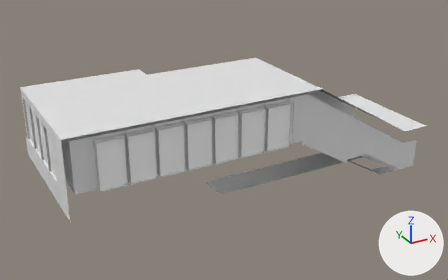
The FBX model CreaturesInHeaven/Assets/Props/Airport concourse/L0/AirportGangway_L0_LAngle.fbx: old version first, new version second.
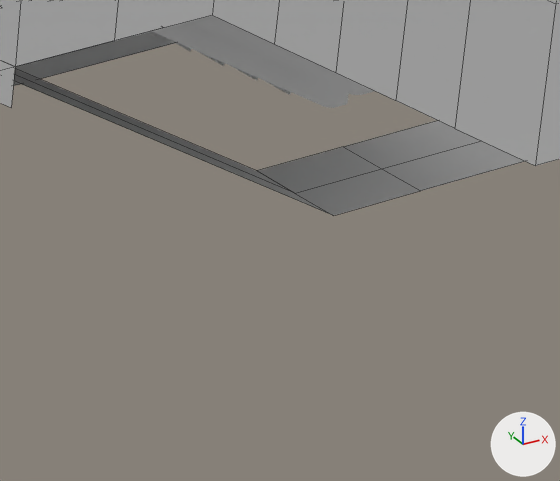
There are two pictures of each version: one whole from a 50 mm lens placed at (0.4, -189.4, 28.3), pointed at (22.1, -150.0, 8.6), one close up on the part from 77% to 90% of the width and 55% to 72% of the height. Every picture has the same lights, and +X, +Y and +Z are marked at lower right. The first two pictures are the older version. The close-ups show mesh edges as thin lines. Where no turn or scale is listed for an object, it has been applied to the vertices. Vertices at exactly the same position are counted once.

In view in the first close-up: '1000 escalator.007', 'gangway interior.002'.
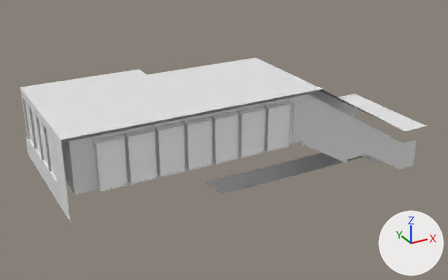
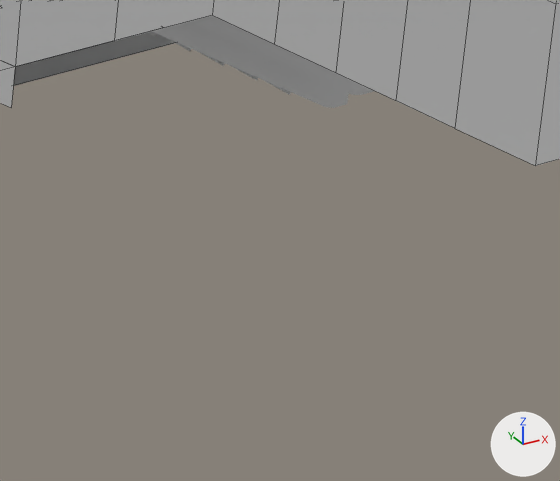
Location of each change, (x1, y1, x2, y2) in pixels of the close-ups (560 x 481 px):
'gangway interior.002', reshaped
    before: (0, 0, 560, 216)
    after: (0, 0, 560, 166)
part 1 of me_plane_041, deleted
    before: (14, 69, 524, 216)

What the commit changed:
me_plane_041 is used by ob_gangway_interior_002; location (16.453, -155.72, 10.0).
me_plane_041 had 2378 vertices, 1404 faces and spanned x -8.5..21.9, y -0.6..11.0, z -6.0..3.6.
me_plane_041 now has 2360 vertices, 1394 faces and spans x -8.5..21.9, y -0.6..11.0, z -5.0..3.6.
me_plane_041 part 1: the loose piece of 18 vertices spanning x 7.3..21.9, y 1.9..2.9, z -6.0..-1.0 is deleted.
